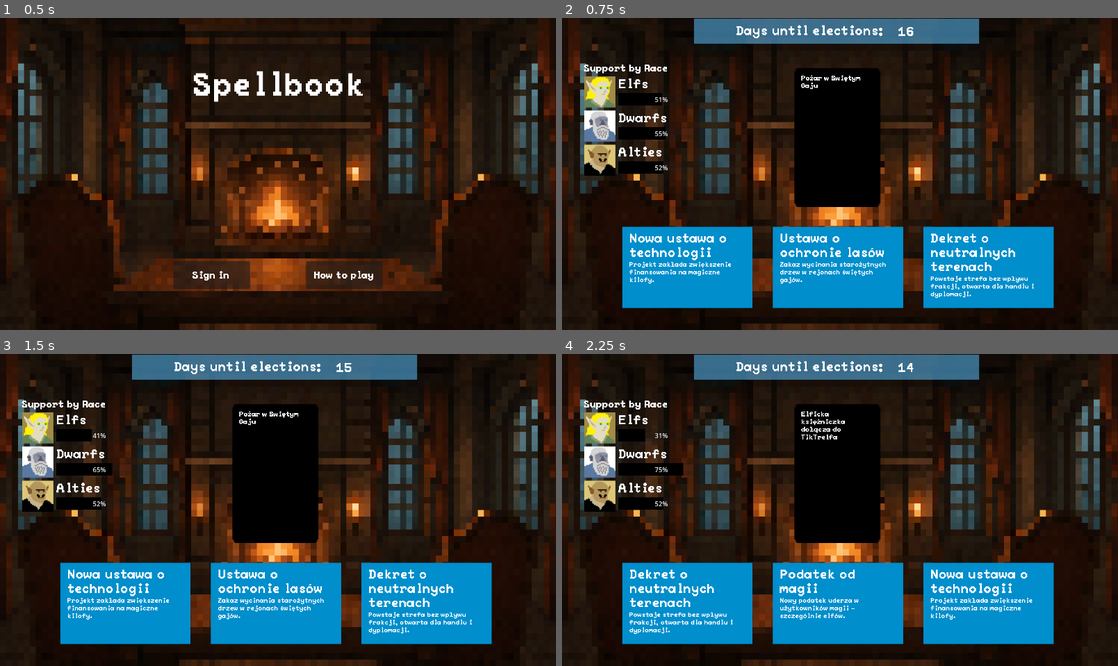
Above: before the commit, frames 1-4 (two rows, left to right).
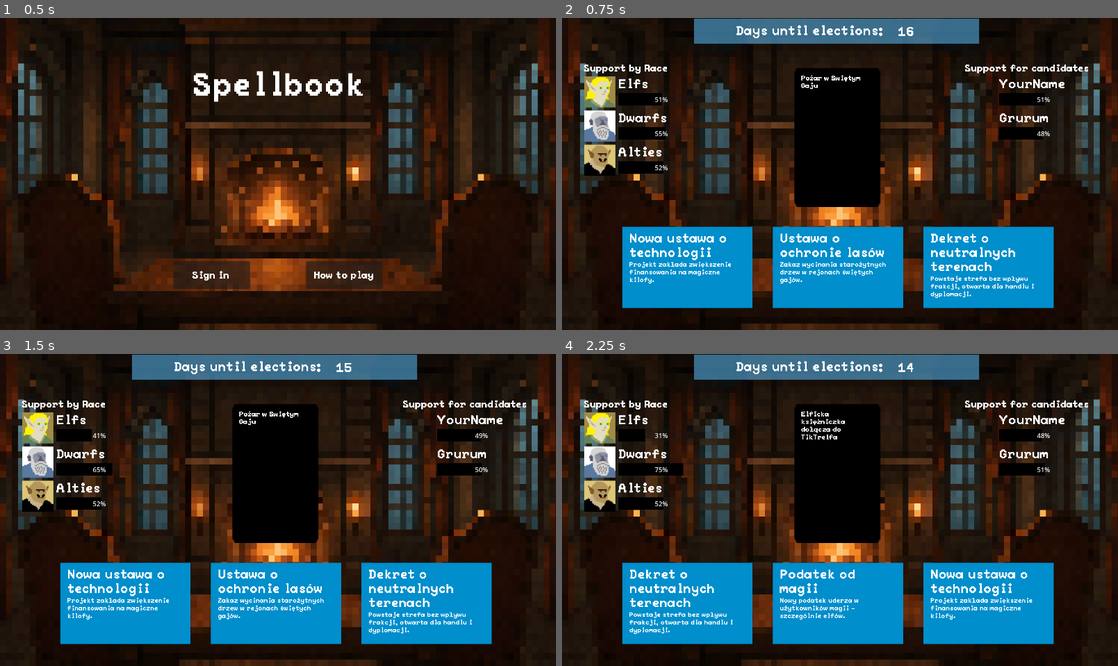
Above: after the commit, the same moments.

Repository: WhatYouFormaggiKindOfPizza/game
Game: Godot game, scene res://scenes/game.tscn
Two runs of this game, one before a commit and one after it. Both use one fixed random seed, a clock stepped at 60 frames per second and the inputs below.
Inputs (mouse positions are in pixels of both pictures, inside the frame that each line leads up to):
- Up to frame 1 (0.5 s): no input
- Up to frame 2 (0.75 s): click "Sign in" at 0.5 s
- Up to frame 3 (1.5 s): click (127, 603) at 1.27 s
- Up to frame 4 (2.25 s): click (689, 603) at 2.02 s

Frame 1 is identical in both runs. In frame 2, 1.1% of the frame differs, in the area x 72-95%, y 14-39%; in frame 3, 1.1%; in frame 4, 1.1%.

Commit message:
Final

Diff:
--- a/scenes/relationship_bar.tscn
+++ b/scenes/relationship_bar.tscn
@@ -7,7 +7,7 @@
 [sub_resource type="StyleBoxFlat" id="StyleBoxFlat_psk0c"]
 bg_color = Color(0.84349, 0.502874, 0.271292, 1)
 
-[node name="RelationshipBar" type="Control" node_paths=PackedStringArray("change_value_label", "icon", "progress_bar", "race_name")]
+[node name="RelationshipBar" type="Control" node_paths=PackedStringArray("change_value_label", "icon", "progress_bar", "label")]
 custom_minimum_size = Vector2(0, 80)
 layout_mode = 3
 anchor_right = 0.176
@@ -19,7 +19,7 @@
 change_value_label = NodePath("HBoxContainer/ChangeValueLabel")
 icon = NodePath("HBoxContainer/AspectRatioContainer/Icon")
 progress_bar = NodePath("HBoxContainer/VBoxContainer/ProgressBar")
-race_name = NodePath("HBoxContainer/VBoxContainer/Name")
+label = NodePath("HBoxContainer/VBoxContainer/Name")
 metadata/_edit_group_ = true
 metadata/_edit_use_anchors_ = true
 
--- a/scenes/screens/game_screen.tscn
+++ b/scenes/screens/game_screen.tscn
@@ -75,3 +75,12 @@
 offset_right = 53.0
 offset_bottom = 114.0
 title = "Support by Race"
+
+[node name="CandidateSupportContainer" parent="." instance=ExtResource("5_rxmqw")]
+unique_name_in_owner = true
+offset_left = 989.0
+offset_top = 111.0
+offset_right = 989.0
+offset_bottom = 333.0
+title = "Support for candidates"
+is_entity_group_container = false
--- a/scripts/rel_bar_container.gd
+++ b/scripts/rel_bar_container.gd
@@ -3,28 +3,33 @@
 @export var title : String
 @export var show_week_changed: bool = false
 @export var relationship_bar_scene: PackedScene
+@export var is_entity_group_container : bool = true;
 
 @onready var box_container = $VBoxContainer
 @onready var title_node = $VBoxContainer/Title
-var entity_groups: Array[EntityGroup]
+var objects
 
 var game_manager: GameManager
 
-func init(_entity_groups: Array[EntityGroup], _gm: GameManager) -> void:
-	self.entity_groups = _entity_groups
+func init(_objects: Array[EntityGroup], _gm: GameManager) -> void:
 	game_manager = _gm
 	title_node.text = title
+
+	if(is_entity_group_container):
+		self.objects = game_manager.entity_groups
+	else:
+		self.objects = game_manager.kings
 
 	clear_container()
 	init_entities()
 
 
 func init_entities() -> void:
-	for entity_group in entity_groups:
+	for object in objects:
 		var relBar : RelationshipBar = relationship_bar_scene.instantiate()
 		relBar.init(show_week_changed, game_manager)
-		relBar.entity_group = entity_group
-		relBar.load_data_from_entity_group()
+		relBar.object = object
+		relBar.load_data_from_object()
 		relBar.update_week_change(game_manager.week_data)
 		box_container.add_child(relBar)
 
@@ -32,7 +37,7 @@
 func refresh_relationship_bars() -> void:
 	for relBar in box_container.get_children():
 		if(relBar is RelationshipBar):
-			relBar.load_data_from_entity_group()
+			relBar.load_data_from_object()
 			relBar.update_week_change(game_manager.week_data)
 
 func clear_container() -> void:
--- a/scripts/relationship_bar.gd
+++ b/scripts/relationship_bar.gd
@@ -1,6 +1,6 @@
 class_name RelationshipBar extends Control
 
-var entity_group: EntityGroup
+var object #entity_group albo king
 
 @export var good_color = Color(0.0, 1.0, 0.0, 1.0)
 @export var bad_color = Color(1.0, 0.0, 0.0, 1.0)
@@ -8,7 +8,7 @@
 
 @export var icon: Sprite2D
 @export var progress_bar: ProgressBar
-@export var race_name: PixelLabel
+@export var label: PixelLabel
 
 var game_manager: GameManager
 
@@ -28,26 +28,30 @@
 	pass
 
 
-func load_data_from_entity_group() -> void:
-	icon.texture = entity_group.icon
-	progress_bar.value = entity_group.get_player_relationship_value()
-	#var style_box :StyleBox = progress_bar.get_theme_stylebox("fill");
-	#style_box.bg_color
-	#progress_bar.add_theme_stylebox_override("fill",style_box.bg_color)
-	progress_bar.get_theme_stylebox("fill").set_bg_color(entity_group.color)
-	race_name.text = entity_group.group_name
+func load_data_from_object() -> void:
+	icon.texture = object.icon
+	progress_bar.get_theme_stylebox("fill").set_bg_color(object.color)
+	if(object is EntityGroup):
+		progress_bar.value = object.get_player_relationship_value()
+		label.text = object.group_name
+	if(object is King):
+		progress_bar.value = object.current_support_percent
+		label.text = object.king_name
 
 func refresh() -> void:
-	load_data_from_entity_group()
+	load_data_from_object()
 	update_week_change(game_manager.week_data)
 	pass
 
 func update_week_change(week_data: WeekData) -> void:
-	var current_value: int = entity_group.get_player_relationship_value()
-	var start_value: int = week_data.get_prev_player_relationship_value(entity_group)
+	if(object is EntityGroup):
+		var current_value: int = object.get_player_relationship_value()
+		var start_value: int = week_data.get_prev_player_relationship_value(object)
 
-	var change = current_value - start_value
-	set_change_value_label(change)
+		var change = current_value - start_value
+		set_change_value_label(change)
+	if(object is King):
+		pass #TODO
 
 
 func set_change_value_label(value: int) -> void:
--- a/scripts/screens/game_screen.gd
+++ b/scripts/screens/game_screen.gd
@@ -5,6 +5,7 @@
 
 
 @onready var rel_bar_container: RelBarContainer = %RelBarContainer
+@onready var candidate_supp_container: RelBarContainer = %CandidateSupportContainer
 @onready var posts_container: HBoxContainer = %PostsContainer
 @onready var days_until: DaysUntil = %DaysUntil
 @onready var phone: Phone = %Phone
@@ -12,3 +13,4 @@
 func init(_gm: GameManager) -> void:
 	self.game_manager = _gm
 	rel_bar_container.init(_gm.entity_groups, _gm)
+	candidate_supp_container.init(_gm.entity_groups, _gm)
